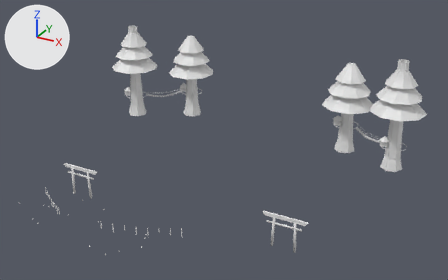
An edit to the glTF model godot/models/stages/grove_world.glb, drawn before and after from the same camera.
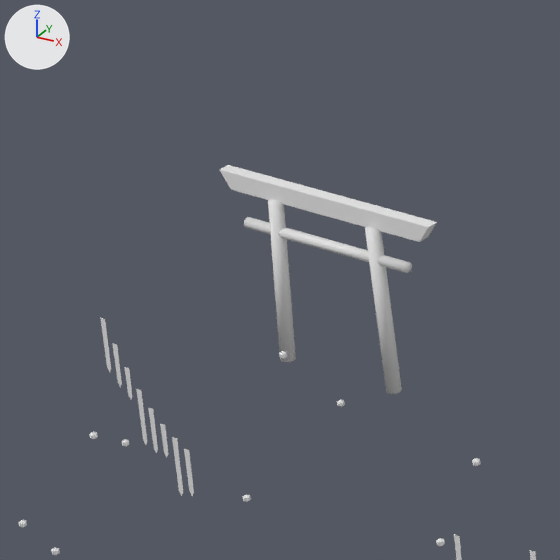
The first picture shows the older version from a camera (50 mm lens) standing at (85.0, -70.1, 80.8) and looking at (6.6, 72.4, 9.5). The close-ups show the older and then the newer version on the part from 7% to 26% of the width and 49% to 80% of the height of that picture. Only the edits that show in the close-ups are written down. The axes (+X, +Y, +Z) are drawn at upper left. The lights are the same throughout. Where no turn or scale is listed for an object, it has been applied to the vertices. Vertices at exactly the same position are counted once.

In view in the first close-up: 'gate_posts', 'gate_top' and 19 more.
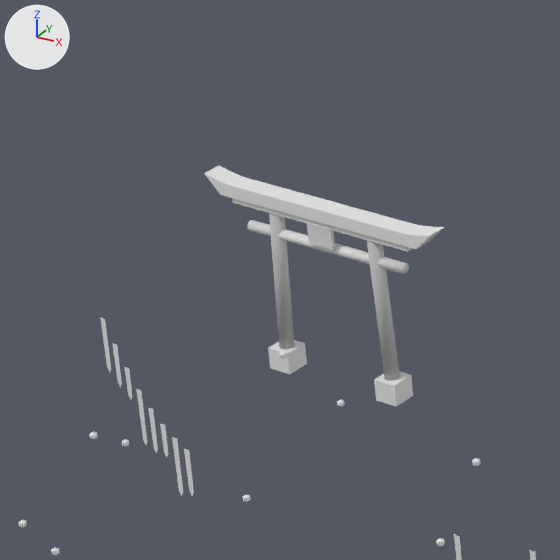
Boxes (x1, y1, x2, y2) around the edits, measured in the close-ups (560 x 560 px; the box of a moved part takes in the faces that stretch with it):
'gate_top', reshaped (11% wider, 9% taller): before (220, 165, 437, 242); after (204, 165, 444, 249)
'gate_posts', reshaped: before (244, 199, 412, 394); after (247, 213, 409, 381)
'gate_base.001', added: after (374, 371, 413, 407)
'gate_base', added: after (268, 340, 307, 374)
'gate_lintel', added: after (232, 198, 413, 252)
'gate_plaque', added: after (307, 222, 335, 250)
part 1 of me_gate_posts, added: after (247, 220, 409, 274)
part 2 of me_gate_posts, deleted: before (244, 217, 412, 273)
part 3 of me_gate_posts, moved or reshaped: before (268, 199, 296, 362); after (269, 213, 295, 349)
part 4 of me_gate_posts, moved or reshaped: before (365, 226, 402, 394); after (367, 240, 400, 381)

The edits, one by one:
me_gate_posts is used by ob_gate_posts; location (0.0, 0.0, 0.0).
me_gate_posts had 56 vertices, 100 faces and spanned x -35.8..-26.2, y 52.66..53.34, z -9.11..-0.69.
me_gate_posts now has 68 vertices, 124 faces and spans x -35.6..-26.4, y 52.64..53.36, z -9.11..-0.69.
me_gate_posts part 1: a new loose piece, a 10-sided cylinder along x spanning x -35.6..-26.4, y 52.75..53.25, z -2.66..-2.14, in mat_gate_red.
me_gate_posts part 2: the loose piece of 16 vertices spanning x -35.8..-26.2, y 52.74..53.26, z -2.56..-2.04 is deleted.
me_gate_posts part 3: 16 vertices removed from x -34.49..-33.59, y 52.66..53.34, z -9.11..-0.69; 20 vertices added at x -34.51..-33.57, y 52.64..53.36, z -9.11..-0.69.
me_gate_posts part 4: 16 vertices removed from x -28.41..-27.51, y 52.66..53.34, z -9.11..-0.69; 20 vertices added at x -28.43..-27.49, y 52.64..53.36, z -9.11..-0.69.
me_gate_top is used by ob_gate_top; location (0.0, 0.0, 0.0).
me_gate_top had 8 vertices, 12 faces and spanned x -37.2..-24.8, y 53.0..53.6, z -0.8..0.1.
me_gate_top now has 16 vertices, 28 faces and spans x -37.7..-24.3, y 52.5..53.5, z -0.9..0.0.
me_gate_top part 5: the whole mesh is rebuilt.
Mesh me_gate_plaque is new.
It is a box spanning x -31.7..-30.3, y 52.56..52.76, z -2.2..-1.14.
It uses material mat_gate_dark.
Mesh me_gate_lintel is new.
It is a box spanning x -36.2..-25.8, y 52.6..53.4, z -1.2..-0.86.
It uses material mat_gate_red.
Mesh me_gate_base_001 is new.
It is a box spanning x -28.4..-27.2, y 52.4..53.6, z -9.5..-8.4.
It uses material mat_gate_dark.
Mesh me_gate_base is new.
It is a box spanning x -34.8..-33.6, y 52.4..53.6, z -9.5..-8.4.
It uses material mat_gate_dark.
Object 'gate_plaque' (ob_gate_plaque) is new; it shows me_gate_plaque.
Its location is (0.0, 0.0, 0.0).
Object 'gate_lintel' (ob_gate_lintel) is new; it shows me_gate_lintel.
Its location is (0.0, 0.0, 0.0).
Object 'gate_base.001' (ob_gate_base_001) is new; it shows me_gate_base_001.
Its location is (0.0, 0.0, 0.0).
Object 'gate_base' (ob_gate_base) is new; it shows me_gate_base.
Its location is (0.0, 0.0, 0.0).
